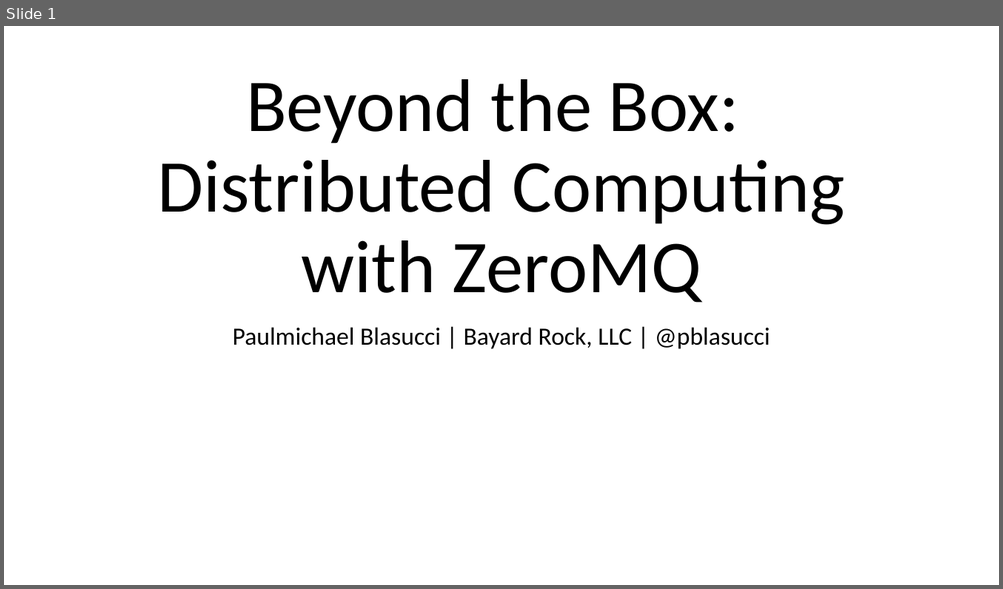
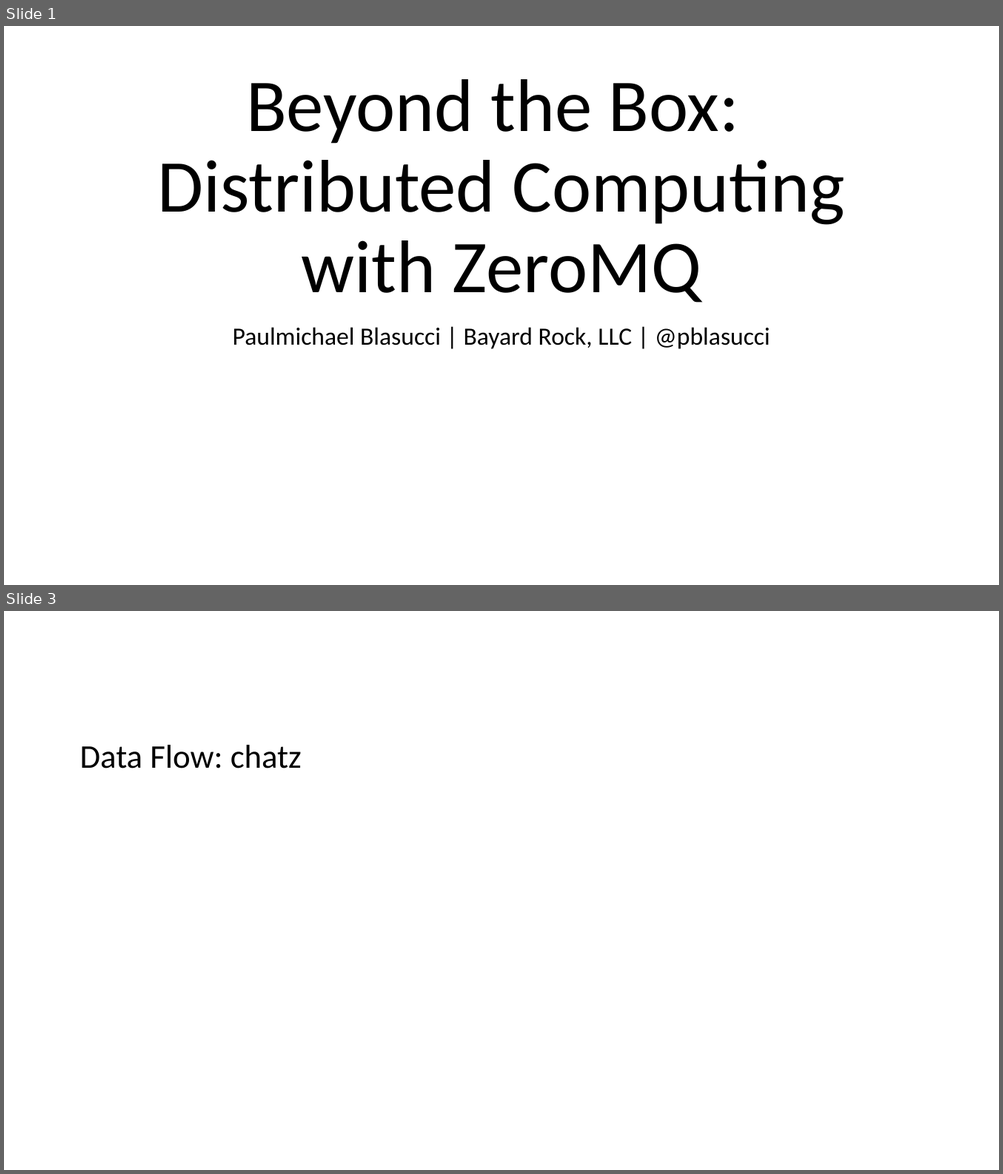
Before and after one commit to pblasucci/BeyondTheBox, a slide deck: BeyondTheBox.pptx. Shown one above the other, each under a label of ours: slide 1 before the commit, slides 1 and 3 after it; the slides between them are not shown. The pictures are 1003x589 and 1003x1174 pixels, drawn with LibreOffice and Linux fonts; fonts in the diff are those of the drawing. Boxes give left, top, right and bottom in pixels: in the first picture for what was removed or moved away, otherwise in the second. Text is boxed around its words. In the diff, an @@ line names an element or a change of style, - is before the commit and + after.

```diff
--- a/BeyondTheBox.pptx
+++ b/BeyondTheBox.pptx
@@ slide 3 added at bbox=[4, 611, 999, 1170], background #FFFFFF @@
@@ title added at bbox=[80, 745, 301, 769], 32 pt, text #000000 @@
+Data Flow: chatz
```
Also in this commit, not shown: 3 other slides added, 51 other files.
